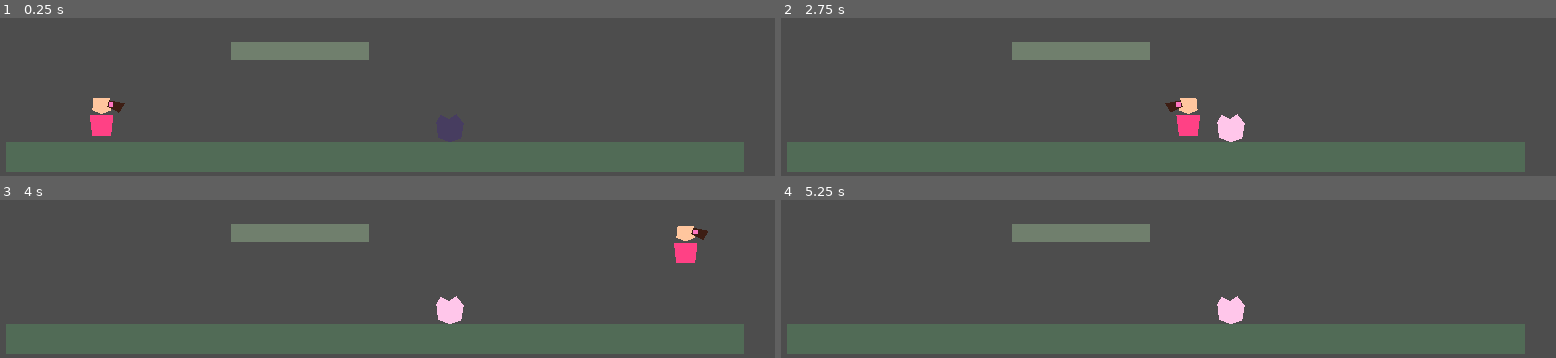
Above: before the commit, frames 1-4 (two rows, left to right).
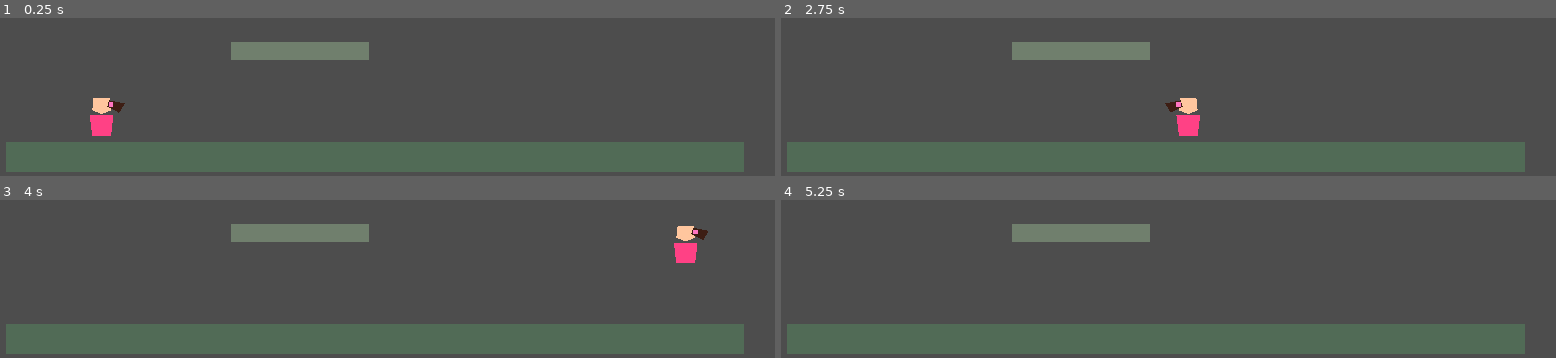
Above: after the commit, the same moments.

Repository: MarcosGiannini/ines-game
Game: Godot game, scene res://scenes/test/MovementTestRoom.tscn
Two runs of this game, one before a commit and one after it. Both use one fixed random seed, a clock stepped at 60 frames per second and the inputs below.
Inputs:
- Up to frame 1 (0.25 s): no input
- Up to frame 2 (2.75 s): hold D (move_right) 0.53-2.03 s; tap Space (jump) at 0.77, 1.52 s; hold A (move_left) from 2.03 s (still down)
- Up to frame 3 (4 s): release A (move_left) at 2.78 s; hold D (move_right) from 2.78 s (still down); tap Space (jump) at 3.02, 3.77 s
- Up to frame 4 (5.25 s): release D (move_right) at 4.28 s; hold A (move_left) 4.28-5.03 s; tap Space (jump) at 4.52 s; tap Enter at 5 s; hold D (move_right) from 5.03 s (still down)

The runs differ from the first frame. In frame 2, 0.5% of the frame differs, in the area x 56-60%, y 60-79%; in frame 3, 0.5%; in frame 4, 0.5%.
Error after the commit: Parse Error: Could not find type "OmniLight2D" in the current scope. (res://scripts/enemies/enemy_base.gd:21)

Commit message:
Phase 4: Enemy Interaction - Enrich transformation with tweens, sound, light, particles

Diff:
--- a/scenes/enemies/EnemyBase.tscn
+++ b/scenes/enemies/EnemyBase.tscn
@@ -1,9 +1,36 @@
-[gd_scene load_steps=3 format=3]
+[gd_scene load_steps=8 format=3]
 
 [ext_resource type="Script" path="res://scripts/enemies/enemy_base.gd" id="1_enemy"]
 
 [sub_resource type="CircleShape2D" id="CircleShape2D_enemy"]
 radius = 22.0
+
+[sub_resource type="Curve" id="Curve_particles"]
+max_value = 0.5
+points = PackedVector2Array(0, 0.3, 0.5, 0.5, 1, 0)
+
+[sub_resource type="CurveTexture" id="CurveTexture_particles"]
+curve = SubResource("Curve_particles")
+
+[sub_resource type="ParticleProcessMaterial" id="ParticleProcessMaterial_enemy"]
+lifetime_randomness = 0.3
+emission_shape = 1
+emission_sphere_radius = 30.0
+direction = Vector3(0, 0, 0)
+spread = 180.0
+gravity = Vector3(0, 0, 0)
+initial_velocity_min = 20.0
+initial_velocity_max = 40.0
+scale_min = 0.3
+scale_max = 0.8
+scale_curve = SubResource("CurveTexture_particles")
+color_ramp = SubResource("GradientTexture1D_enemy")
+
+[sub_resource type="GradientTexture1D" id="GradientTexture1D_enemy"]
+gradient = SubResource("Gradient_enemy")
+
+[sub_resource type="Gradient" id="Gradient_enemy"]
+colors = PackedColorArray(1, 1, 1, 0.5, 1, 0.78, 0.92, 0.8, 1, 0.78, 0.92, 0)
 
 [node name="EnemyBase" type="Area2D"]
 collision_layer = 4
@@ -16,3 +43,19 @@
 [node name="Visual" type="Polygon2D" parent="."]
 color = Color(0.28, 0.24, 0.38, 1)
 polygon = PackedVector2Array(-22, -10, -15, -22, -2, -15, 10, -23, 22, -8, 18, 16, 0, 22, -19, 15)
+
+[node name="AudioStreamPlayer2D" type="AudioStreamPlayer2D" parent="."]
+bus = &"Master"
+pitch_scale = 1.2
+
+[node name="OmniLight2D" type="OmniLight2D" parent="."]
+energy = 0.0
+color = Color(1, 0.65, 0, 1)
+range = 80.0
+fade = 2.0
+
+[node name="CPUParticles2D" type="CPUParticles2D" parent="."]
+emitting = false
+amount = 20
+lifetime = 1.0
+process_material = SubResource("ParticleProcessMaterial_enemy")
--- a/scripts/enemies/enemy_base.gd
+++ b/scripts/enemies/enemy_base.gd
@@ -10,13 +10,21 @@
 }
 
 @export var required_flow_strength: float = 0.35
+@export var transform_duration: float = 0.5
+@export var transform_color: Color = Color(1.0, 0.78, 0.92, 1.0)
 
 var state: State = State.ACTIVE
+var _original_scale: Vector2 = Vector2.ONE
 
 @onready var visual: Polygon2D = $Visual
+@onready var audio_player: AudioStreamPlayer2D = $AudioStreamPlayer2D
+@onready var light: OmniLight2D = $OmniLight2D
 
 func _ready() -> void:
+	_original_scale = scale
 	body_entered.connect(_on_body_entered)
+	if light:
+		light.energy = 0.0
 
 func _on_body_entered(body: Node) -> void:
 	if body.has_method("get_flow_strength"):
@@ -38,6 +46,32 @@
 
 func _become_transformed() -> void:
 	state = State.TRANSFORMED
-	visual.color = Color(1.0, 0.78, 0.92, 1.0)
+
+	# Animate color transition
+	var tween = create_tween()
+	tween.set_trans(Tween.TRANS_CUBIC)
+	tween.set_ease(Tween.EASE_OUT)
+	tween.tween_property(visual, "color", transform_color, transform_duration)
+
+	# Animate scale: expand then return to normal
+	var scale_tween = create_tween()
+	scale_tween.set_trans(Tween.TRANS_CUBIC)
+	scale_tween.set_ease(Tween.EASE_OUT)
+	scale_tween.tween_property(self, "scale", _original_scale * 1.2, transform_duration * 0.7)
+	scale_tween.tween_property(self, "scale", _original_scale, transform_duration * 0.3)
+
+	# Animate light intensity
+	if light:
+		var light_tween = create_tween()
+		light_tween.set_trans(Tween.TRANS_CUBIC)
+		light_tween.set_ease(Tween.EASE_OUT)
+		light_tween.tween_property(light, "energy", 1.0, transform_duration)
+
+	# Play sound
+	if audio_player and audio_player.stream:
+		audio_player.play()
+
+	# Disable collision after transformation
 	set_deferred("monitoring", false)
+
 	transformed.emit()
Not shown, changed: GAME_FEEL_LOG.md
Not shown, added: PHASE_4_GUIDE.md
Not shown, changed: ROADMAP.md
